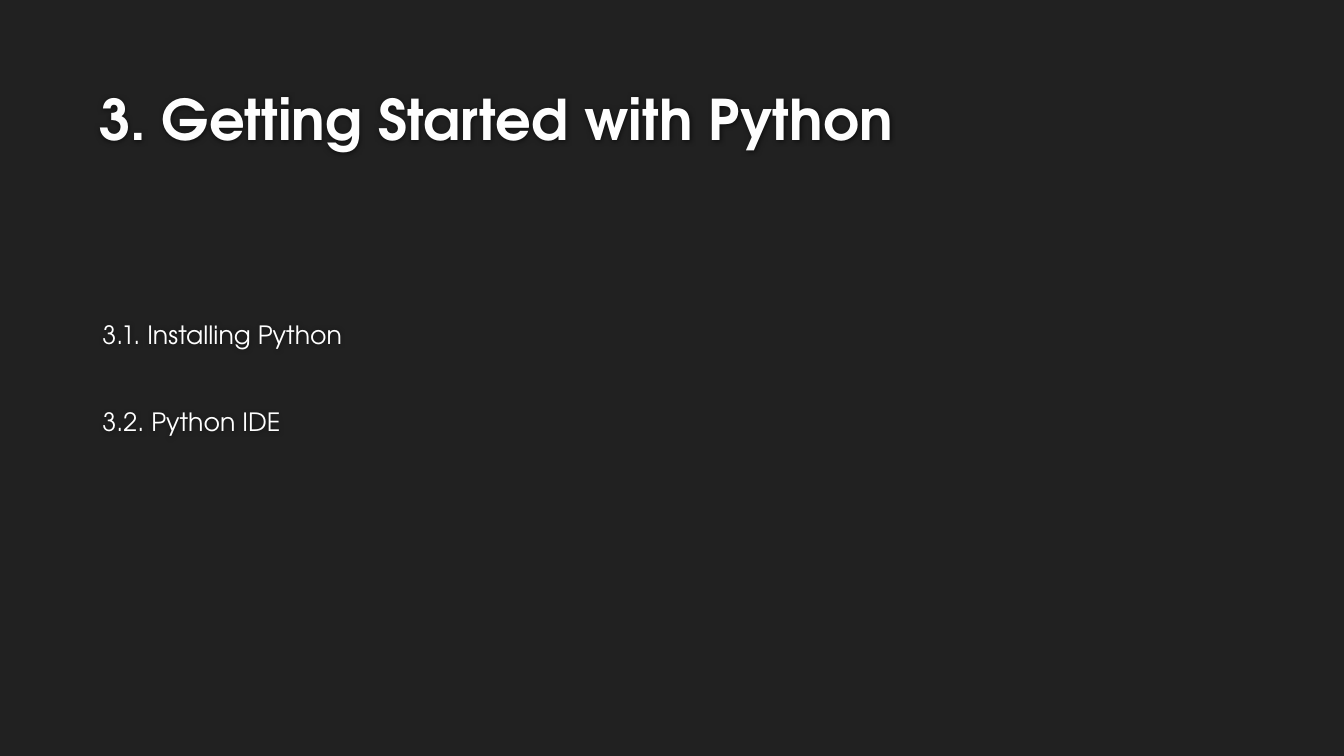
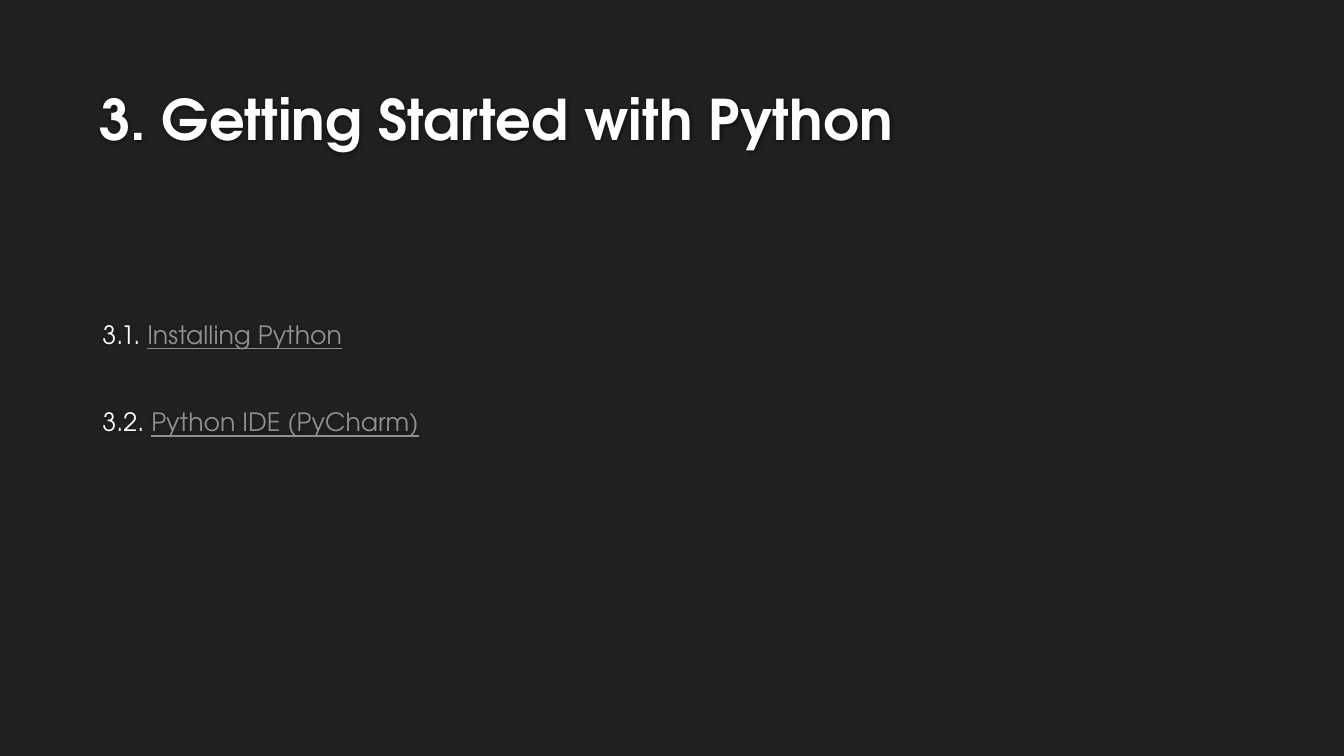
Before and after one commit to Islam-hady9/Programming-Course-using-Python-for-Kids, a slide deck: slide 12 of Lesson 2.pptx. Drawn at 1344x756 pixels with LibreOffice and Linux fonts; fonts in the diff are those of the drawing; background and template pictures are left out. Boxes give left, top, right and bottom in pixels: in the first picture for what was removed or moved away, otherwise in the second. Text is boxed around its words. In the diff, an @@ line names an element or a change of style, - is before the commit and + after.

Commit message:
Update Lesson 2 (Add Installing Python & Python IDE)

```diff
--- a/Lesson 2.pptx
+++ b/Lesson 2.pptx
@@ text at bbox=[102, 325, 342, 349]: text colour #FFFFFF to #8F8F8F, underline on in "Installing Python" @@
@@ text at bbox=[102, 412, 418, 437]: text changed; text colour #FFFFFF to #8F8F8F @@
-3.2. Python IDE
+3.2. Python IDE (PyCharm)
```
